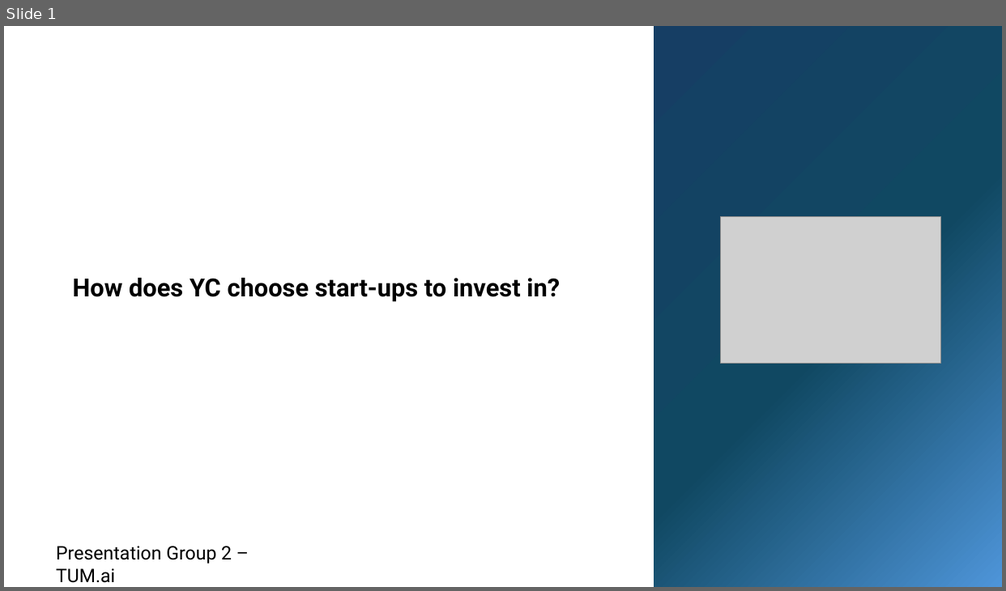
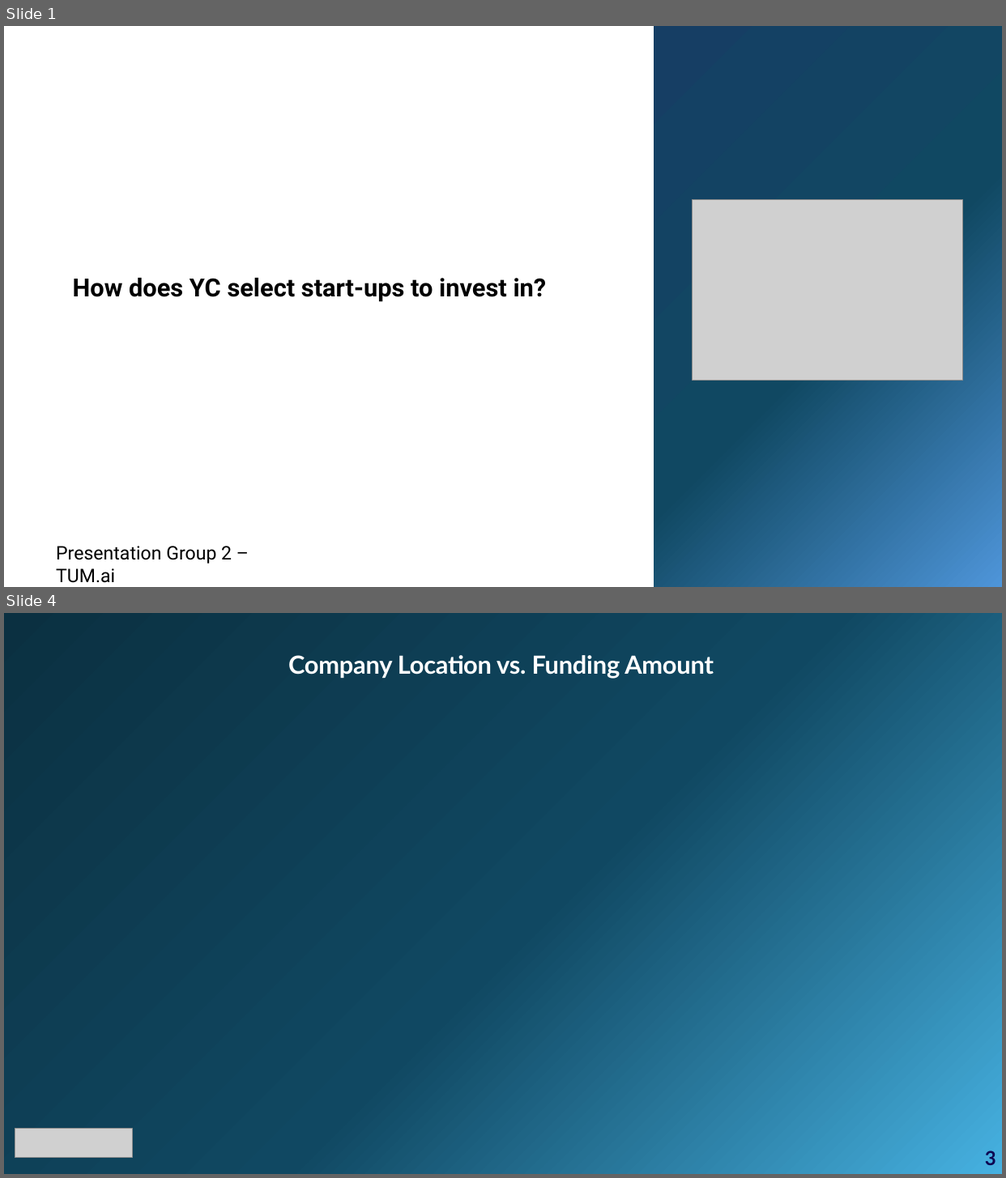
Before and after one commit to MatthiasSagerer/tumai-onboarding-challenge, a slide deck: fabian/presentation_tumai_group2.pptx. Shown one above the other, each under a label of ours: slide 1 before the commit, slides 1 and 4 after it; the slides between them are not shown. The pictures are 1006x591 and 1006x1178 pixels, drawn with LibreOffice and Linux fonts; fonts in the diff are those of the drawing; grey boxes stand for pictures. Boxes give left, top, right and bottom in pixels: in the first picture for what was removed or moved away, otherwise in the second. Text is boxed around its words. In the diff, an @@ line names an element or a change of style, - is before the commit and + after.

```diff
--- a/fabian/presentation_tumai_group2.pptx
+++ b/fabian/presentation_tumai_group2.pptx
@@ slide 4 added at (4,613,1002,1174), background #FFFFFF @@
@@ rounded rectangle added at (4,613,1002,1174), fill gradient #0B3041 to #104862 to #46B1E1 @@
@@ text added at (288,655,714,679), 24 pt, text #FFFFFF, bold @@
+Company Location vs. Funding Amount
@@ picture added at (15,1129,132,1158) @@
@@ text added at (985,1151,996,1165), 18.7 pt, text #0D0451, bold @@
+3
@@ slide 1 changed as well @@
@@ picture: place and size @@
-picture at (720,217,940,364)
+picture at (692,199,963,380)
@@ text at (73,278,547,302): text changed @@
-How does YC choose start-ups to invest in?
+How does YC select start-ups to invest in?
```
Also in this commit, not shown: 3 other slides added, 1 slide removed.
